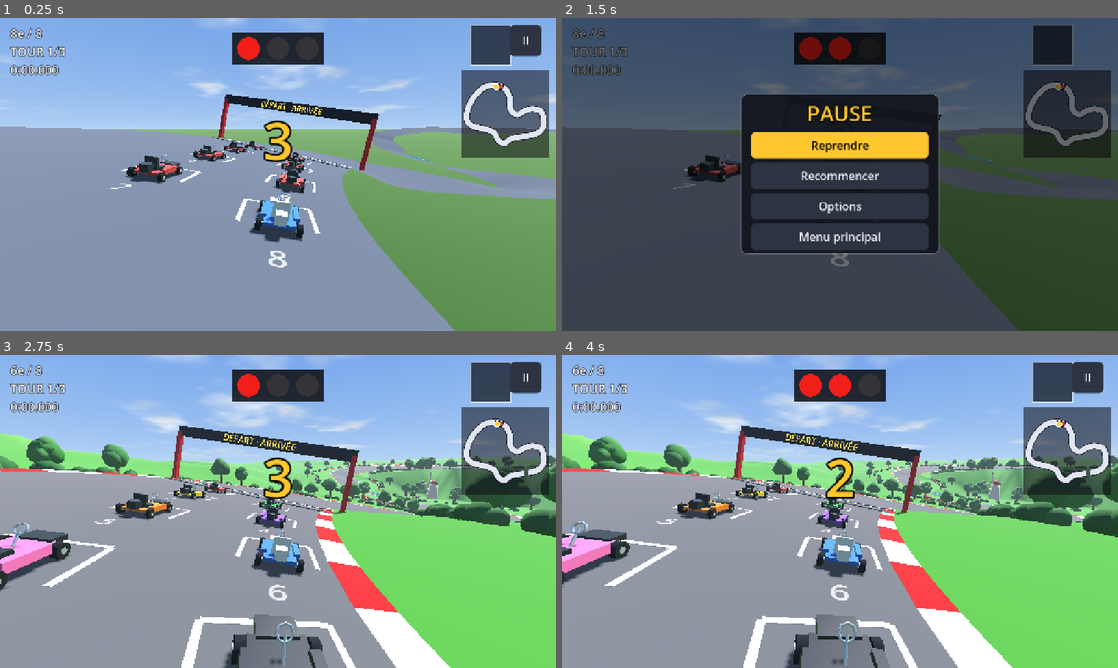
Above: before the commit, frames 1-4 (two rows, left to right).
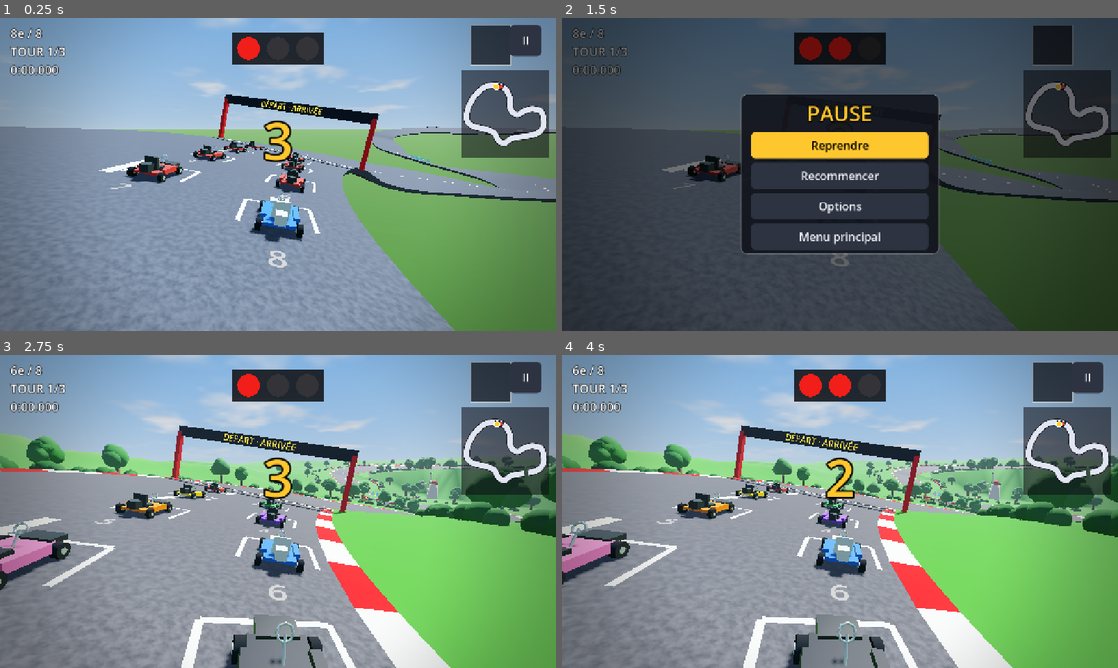
Above: after the commit, the same moments.

Repository: Ajustor/superKart
Game: Godot game, scene res://scenes/race.tscn
Same seed, same stepped clock (60 frames per second), same inputs: the game is played once before the commit and once after it. This scene is started directly instead of the project's main scene.
Inputs (mouse positions are in pixels of both pictures, inside the frame that each line leads up to):
- Up to frame 1 (0.25 s): no input
- Up to frame 2 (1.5 s): tap Enter at 0.5 s; move the mouse to (962, 158) at 0.52 s; hold Right (steer_right) 0.53-1.25 s; hold Space (drift) 0.53-1.25 s; click (962, 158) at 0.67 s; click "II" at 1.25 s
- Up to frame 3 (2.75 s): click "Recommencer" at 2 s
- Up to frame 4 (4 s): drag from (728, 527) to (812, 574) at 2.77 s; move the mouse to (895, 442) at 3.52 s; hold Right (steer_right) from 3.53 s (still down); tap Ctrl (use_item) at 3.6 s; click (895, 442) at 3.67 s

The runs differ from the first frame. In frame 1, 23% of the frame differs, in the area x 0-100%, y 0-100%; in frame 2, 5.4%; in frame 3, 26%; in frame 4, 26%.

Commit message:
Rendu : dessous des routes, asphalte, ligne centrale, étalonnage, effets d'écran
- Un tablier sous chaque route : vue d'en dessous (un pont, une hélice),
  elle n'est plus invisible.
- Asphalte : grain et relief fin projetés en coordonnées du monde, un peu
  de reflet ; ligne blanche discontinue au milieu (Track.marquage).
- Étalonnage de l'image hors qualité basse : tone mapping filmique,
  contraste et saturation, halo léger sur ce qui brille en qualité haute.
- Effets d'écran : vignette, et traits de vitesse pendant un turbo.

Co-Authored-By: Claude Opus 5.5 <noreply@anthropic.com>
Claude-Session: https://claude.ai/code/session_01SoAtoqYHHpSBPNWk4dVZV2

Diff:
--- a/scripts/core/qualite_graphique.gd
+++ b/scripts/core/qualite_graphique.gd
@@ -45,3 +45,25 @@
 			env.set_meta("brouillard_prevu", env.fog_enabled)
 		env.glow_enabled = env.get_meta("lueur_prevue") and n != Niveau.BASSE
 		env.fog_enabled = env.get_meta("brouillard_prevu") and n != Niveau.BASSE
+		etalonner(env, n)
+
+
+## L'étalonnage de l'image, comme au cinéma : un tone mapping qui garde du
+## détail dans les ciels clairs et les braises, un peu plus de contraste et de
+## couleur, et un halo léger autour de ce qui brille (lampes, lave, anneaux)
+## sur les circuits qui n'en prévoyaient pas. En BASSE, l'image reste brute :
+## chaque passe coûte sur un petit téléphone.
+static func etalonner(env: Environment, niveau: int) -> void:
+	var soigne := niveau != Niveau.BASSE
+	env.tonemap_mode = Environment.TONE_MAPPER_FILMIC if soigne else Environment.TONE_MAPPER_LINEAR
+	env.tonemap_exposure = 1.05 if soigne else 1.0
+	env.tonemap_white = 6.0
+	env.adjustment_enabled = soigne
+	env.adjustment_contrast = 1.08
+	env.adjustment_saturation = 1.15
+	env.adjustment_brightness = 1.02
+	if soigne and not env.get_meta("lueur_prevue", false) and niveau == Niveau.HAUTE:
+		env.glow_enabled = true
+		env.glow_intensity = 0.35
+		env.glow_bloom = 0.02
+		env.glow_hdr_threshold = 1.0
--- a/scripts/track/track.gd
+++ b/scripts/track/track.gd
@@ -16,6 +16,8 @@
 const NOM_MAILLAGE := "RoadMesh"
 const NOM_CORPS := "RoadBody"
 const NOM_BORDURES := "Bordures"
+const NOM_TABLIER := "Tablier"
+const NOM_MARQUAGE := "Marquage"
 
 ## L'allure de la chaussée.
 enum Motif {
@@ -85,6 +87,12 @@
 		bordures = valeur
 		_reconstruire_si_montee()
 
+## Une ligne blanche discontinue au milieu de la chaussée.
+@export var marquage: bool = true:
+	set(valeur):
+		marquage = valeur
+		_reconstruire_si_montee()
+
 @export var couleur_bordure: Color = Color(0.85, 0.12, 0.12):
 	set(valeur):
 		couleur_bordure = valeur
@@ -153,6 +161,8 @@
 		# sans que ses couleurs se délavent.
 		materiau.emission_enabled = true
 		materiau.emission = Color(0.22, 0.22, 0.3)
+	else:
+		Track.habiller_l_asphalte(materiau)
 	maillage.surface_set_material(0, materiau)
 
 	var affichage := MeshInstance3D.new()
@@ -173,6 +183,31 @@
 	corps.add_child(forme)
 	add_child(corps)
 
+	# Le dessous de la route, pour qu'un pont se voie d'en bas.
+	var tablier := MeshInstance3D.new()
+	tablier.name = NOM_TABLIER
+	tablier.mesh = TrackBuilder.tablier(track_curve, trous(), 0.9, segment_length)
+	var beton := StandardMaterial3D.new()
+	beton.vertex_color_use_as_albedo = true
+	beton.albedo_color = road_color.lerp(Color(0.5, 0.48, 0.46), 0.5) if not arc_en_ciel else Color(0.3, 0.3, 0.42)
+	beton.roughness = 0.9
+	# Les deux faces : vue de côté ou d'en dessous, la dalle doit rester
+	# pleine, et Godot retourne la normale des faces arrière.
+	beton.cull_mode = BaseMaterial3D.CULL_DISABLED
+	tablier.material_override = beton
+	add_child(tablier)
+
+	if marquage and not arc_en_ciel:
+		var ligne_centrale := MeshInstance3D.new()
+		ligne_centrale.name = NOM_MARQUAGE
+		ligne_centrale.mesh = TrackBuilder.marquage(track_curve, trous())
+		var peinture_blanche := StandardMaterial3D.new()
+		peinture_blanche.albedo_color = Color(0.92, 0.92, 0.88)
+		peinture_blanche.roughness = 0.6
+		ligne_centrale.material_override = peinture_blanche
+		ligne_centrale.cast_shadow = GeometryInstance3D.SHADOW_CASTING_SETTING_OFF
+		add_child(ligne_centrale)
+
 	if bordures:
 		var bandes := MeshInstance3D.new()
 		bandes.name = NOM_BORDURES
@@ -195,6 +230,47 @@
 func _physics_process(delta: float) -> void:
 	if not Engine.is_editor_hint():
 		horloge += delta
+
+
+static var _grain: NoiseTexture2D
+static var _relief: NoiseTexture2D
+
+
+## Donne du grain à un bitume uni : une texture de bruit qui le tachète, un
+## relief fin qui accroche la lumière rasante, un peu de reflet. Projetée en
+## coordonnées du monde (la route n'a pas d'UV), et partagée par tous les
+## circuits : deux petites textures, faites une fois.
+static func habiller_l_asphalte(materiau: StandardMaterial3D) -> void:
+	if _grain == null:
+		var bruit := FastNoiseLite.new()
+		bruit.noise_type = FastNoiseLite.TYPE_SIMPLEX
+		bruit.frequency = 0.09
+		bruit.fractal_octaves = 3
+		var rampe := Gradient.new()
+		rampe.set_color(0, Color(0.8, 0.8, 0.8))
+		rampe.set_color(1, Color(1.05, 1.05, 1.05))
+		_grain = NoiseTexture2D.new()
+		_grain.width = 256
+		_grain.height = 256
+		_grain.seamless = true
+		_grain.noise = bruit
+		_grain.color_ramp = rampe
+		_relief = NoiseTexture2D.new()
+		_relief.width = 256
+		_relief.height = 256
+		_relief.seamless = true
+		_relief.as_normal_map = true
+		_relief.bump_strength = 3.0
+		_relief.noise = bruit
+	materiau.albedo_texture = _grain
+	materiau.normal_enabled = true
+	materiau.normal_texture = _relief
+	materiau.normal_scale = 0.6
+	materiau.uv1_triplanar = true
+	materiau.uv1_world_triplanar = true
+	materiau.uv1_scale = Vector3.ONE * 0.18
+	materiau.roughness = 0.78
+	materiau.metallic_specular = 0.35
 
 
 ## Les murs, tremplins et zones hors-piste posés sur ce circuit. Gardés en
@@ -345,7 +421,7 @@
 
 
 func _vider() -> void:
-	for nom in [NOM_MAILLAGE, NOM_CORPS, NOM_BORDURES]:
+	for nom in [NOM_MAILLAGE, NOM_CORPS, NOM_BORDURES, NOM_TABLIER, NOM_MARQUAGE]:
 		var ancien := get_node_or_null(NodePath(nom))
 		if ancien != null:
 			# Retiré tout de suite plutôt que seulement mis en file : sinon le
--- a/scripts/track/track_builder.gd
+++ b/scripts/track/track_builder.gd
@@ -68,6 +68,74 @@
 	return outil.commit()
 
 
+## Le dessous de la route : une dalle de `epaisseur` mètres sous la chaussée,
+## avec ses deux flancs et un bout à chaque bord de trou. Sans elle, une route
+## vue d'en dessous — un pont, un tour d'hélice, une route qui passe au-dessus
+## d'une autre — était invisible : le ruban n'a qu'une face. Sans collision ;
+## les couleurs de sommet assombrissent le dessous, éclairent les flancs.
+static func tablier(track: TrackCurve, trous: Array[Vector2], epaisseur: float = 0.9,
+		segment_length: float = 2.0) -> ArrayMesh:
+	var outil := SurfaceTool.new()
+	outil.begin(Mesh.PRIMITIVE_TRIANGLES)
+	var demi := track.half_width
+	var sections_totales := maxi(int(track.length / segment_length), 8)
+	for morceau in troncons(track.length, trous):
+		var etendue := morceau.y - morceau.x
+		var n := maxi(int(round(sections_totales * etendue / track.length)), 1)
+		var pas := etendue / float(n)
+		for i in n:
+			var d0 := morceau.x + pas * float(i)
+			var d1 := d0 + pas
+			var g0 := _bord(track, d0, -demi, 0.0)
+			var r0 := _bord(track, d0, demi, 0.0)
+			var g1 := _bord(track, d1, -demi, 0.0)
+			var r1 := _bord(track, d1, demi, 0.0)
+			var gb0 := _bord(track, d0, -demi * 0.92, -epaisseur)
+			var rb0 := _bord(track, d0, demi * 0.92, -epaisseur)
+			var gb1 := _bord(track, d1, -demi * 0.92, -epaisseur)
+			var rb1 := _bord(track, d1, demi * 0.92, -epaisseur)
+			# Le dessous, tourné vers le sol.
+			outil.set_color(Color(0.55, 0.55, 0.58))
+			_quad(outil, gb0, rb0, gb1, rb1)
+			# Les flancs, tournés vers l'extérieur.
+			outil.set_color(Color(0.8, 0.8, 0.82))
+			_quad(outil, g0, gb0, g1, gb1)
+			_quad(outil, rb0, r0, rb1, r1)
+			if i == 0:
+				_quad(outil, g0, r0, gb0, rb0)
+			if i == n - 1:
+				_quad(outil, r1, g1, rb1, gb1)
+	outil.generate_normals()
+	return outil.commit()
+
+
+## La ligne blanche discontinue au milieu de la chaussée : des traits de
+## `tiret` mètres, séparés de `vide` mètres, juste au-dessus du bitume.
+static func marquage(track: TrackCurve, trous: Array[Vector2], tiret: float = 3.0,
+		vide: float = 4.5, largeur: float = 0.22) -> ArrayMesh:
+	var outil := SurfaceTool.new()
+	outil.begin(Mesh.PRIMITIVE_TRIANGLES)
+	for morceau in troncons(track.length, trous):
+		var d := morceau.x + vide * 0.5
+		while d + tiret <= morceau.y:
+			var milieu := d + tiret * 0.5
+			var g0 := _bord(track, d, -largeur, 0.025)
+			var r0 := _bord(track, d, largeur, 0.025)
+			var g1 := _bord(track, milieu, -largeur, 0.025)
+			var r1 := _bord(track, milieu, largeur, 0.025)
+			var g2 := _bord(track, d + tiret, -largeur, 0.025)
+			var r2 := _bord(track, d + tiret, largeur, 0.025)
+			_quad(outil, g0, g1, r0, r1)
+			_quad(outil, g1, g2, r1, r2)
+			d += tiret + vide
+	outil.generate_normals()
+	return outil.commit()
+
+
+static func _bord(track: TrackCurve, d: float, lateral: float, hauteur: float) -> Vector3:
+	return track.position_at(d) + track.right_at(d) * lateral + track.up_at(d) * hauteur
+
+
 static func _sur_la_route(track: TrackCurve, d: float, lateral: float) -> Vector3:
 	return track.position_at(d) + track.right_at(d) * lateral + track.up_at(d) * 0.02
 
--- /dev/null
+++ b/scripts/ui/effets_ecran.gd
@@ -0,0 +1,39 @@
+class_name EffetsEcran
+extends ColorRect
+
+## Les effets posés sur toute l'image pendant la course (voir
+## shaders/effets_ecran.gdshader) : la vignette, toujours, et les traits de
+## vitesse, le temps d'un turbo du kart suivi par la caméra.
+
+const SHADER := preload("res://shaders/effets_ecran.gdshader")
+
+var session: RaceSession
+var _turbo: float = 0.0
+var _materiau: ShaderMaterial
+
+
+func _ready() -> void:
+	set_anchors_and_offsets_preset(Control.PRESET_FULL_RECT)
+	mouse_filter = Control.MOUSE_FILTER_IGNORE
+	color = Color.WHITE
+	_materiau = ShaderMaterial.new()
+	_materiau.shader = SHADER
+	material = _materiau
+	resized.connect(_rapport)
+	_rapport()
+
+
+func _rapport() -> void:
+	if size.y > 0.0:
+		_materiau.set_shader_parameter("rapport", size.x / size.y)
+
+
+func _process(delta: float) -> void:
+	var cible := 0.0
+	if session != null and not session.entries.is_empty():
+		var moteur := session.entries[0].kart.motor
+		if moteur != null and moteur.boost_timer > 0.0:
+			cible = 1.0
+	# Les traits apparaissent d'un coup et s'effacent en douceur.
+	_turbo = cible if cible > _turbo else lerpf(_turbo, cible, 1.0 - exp(-4.0 * delta))
+	_materiau.set_shader_parameter("turbo", _turbo)
--- a/scripts/ui/race_hud.gd
+++ b/scripts/ui/race_hud.gd
@@ -42,6 +42,12 @@
 	set_anchors_and_offsets_preset(Control.PRESET_FULL_RECT)
 	mouse_filter = Control.MOUSE_FILTER_IGNORE
 
+	# En premier : sous tout le reste du HUD.
+	var effets := EffetsEcran.new()
+	effets.name = "EffetsEcran"
+	effets.session = _session
+	add_child(effets)
+
 	_label = Label.new()
 	_label.position = Vector2(24, 16)
 	_label.add_theme_font_size_override("font_size", 28)
--- /dev/null
+++ b/shaders/effets_ecran.gdshader
@@ -0,0 +1,35 @@
+shader_type canvas_item;
+
+// Par-dessus la course, sous le HUD : un léger assombrissement des coins
+// (vignette), qui ramène l'œil vers la route, et des traits de vitesse qui
+// filent vers les bords pendant un turbo. Rien n'est lu à l'écran : tout se
+// calcule au pixel, le coût reste celui d'un rectangle transparent.
+
+uniform float vignette : hint_range(0.0, 1.0) = 0.3;
+// De 0 à 1 : la force du turbo en cours.
+uniform float turbo : hint_range(0.0, 1.0) = 0.0;
+// Largeur sur hauteur de l'écran, pour une vignette ronde.
+uniform float rapport = 1.7778;
+
+float hasard(float n) {
+	return fract(sin(n * 12.9898) * 43758.5453);
+}
+
+void fragment() {
+	vec2 c = UV - 0.5;
+	c.x *= rapport;
+	float r = length(c);
+	float sombre = smoothstep(0.45, 1.05, r) * vignette;
+
+	// Des rayons : l'angle découpé en fines tranches, une sur huit allumée,
+	// chacune avec ses traits qui partent du centre vers le bord.
+	float angle = atan(c.y, c.x);
+	float tranche = floor((angle + PI) * 70.0);
+	float allumee = step(0.86, hasard(tranche));
+	float trait = fract(r * 2.5 - TIME * (3.0 + 2.0 * hasard(tranche + 7.0)) + hasard(tranche + 3.0));
+	float ligne = allumee * smoothstep(0.0, 0.25, trait) * (1.0 - smoothstep(0.35, 0.6, trait));
+	ligne *= smoothstep(0.32, 0.75, r) * turbo * 0.55;
+
+	float alpha = ligne + sombre * (1.0 - ligne);
+	COLOR = vec4(vec3(1.0, 0.97, 0.9) * ligne / max(alpha, 0.0001), alpha);
+}
Not shown, added: scripts/ui/effets_ecran.gd.uid
Not shown, added: shaders/effets_ecran.gdshader.uid
